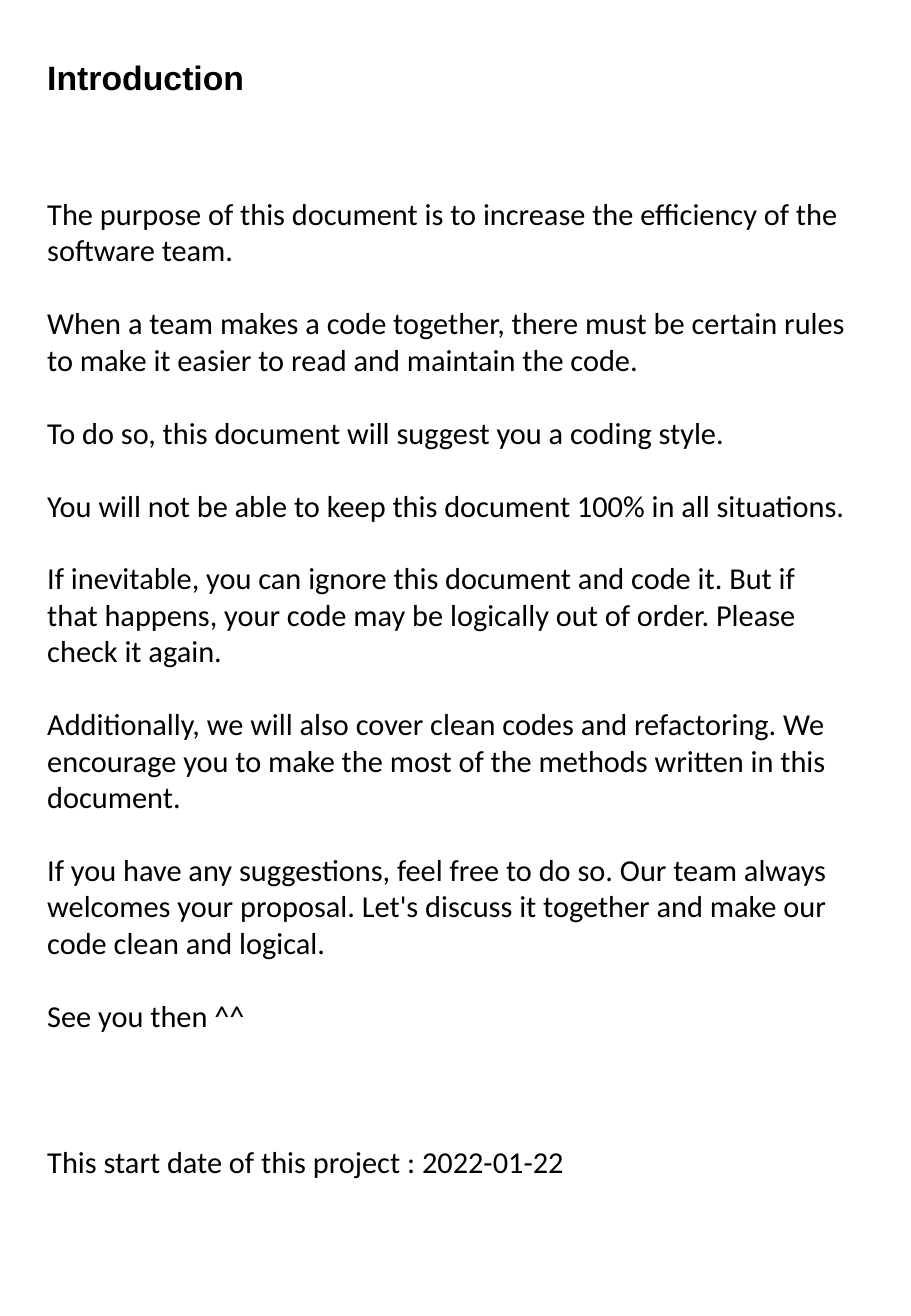
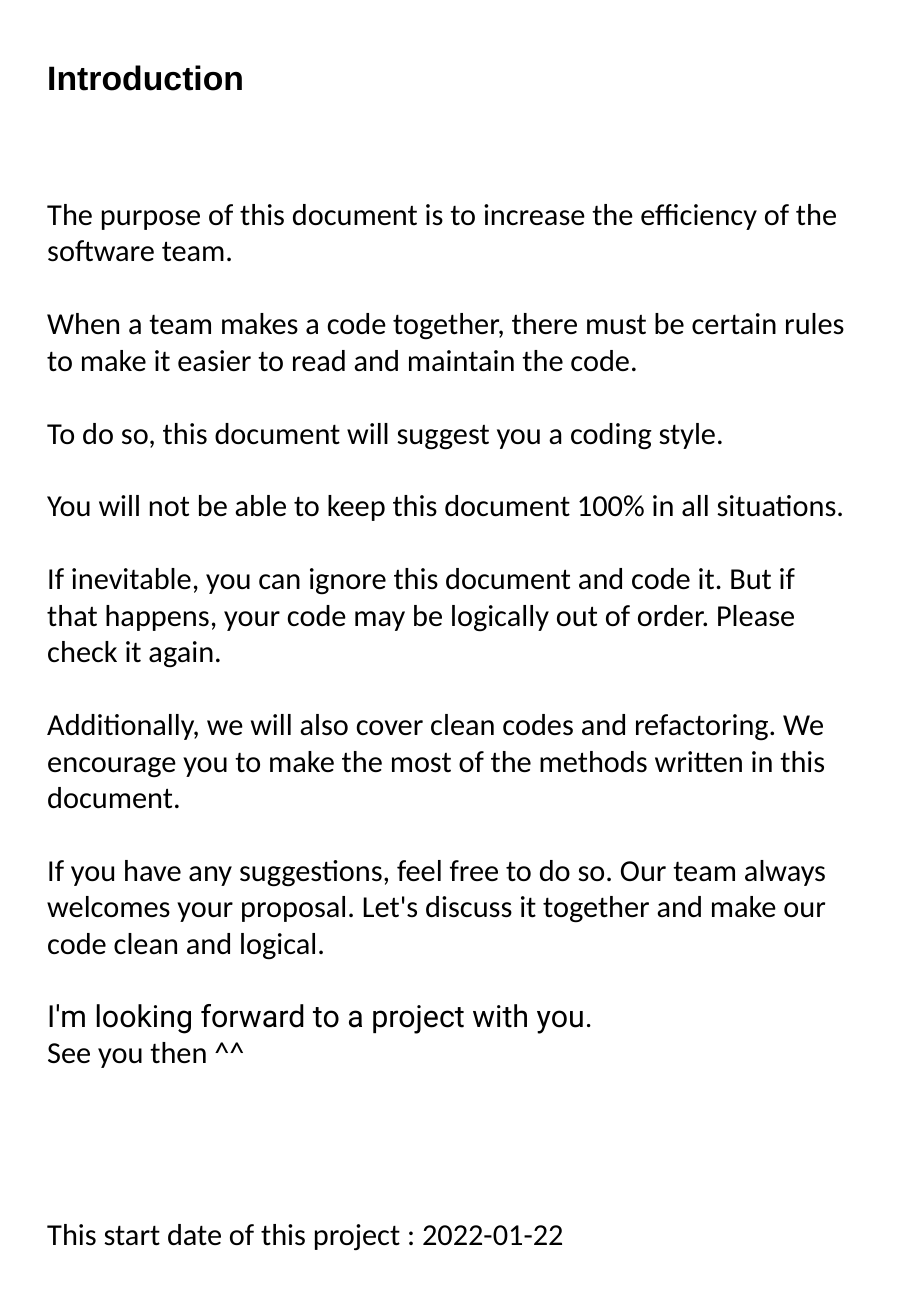
Before and after one commit to SeongJun-Hwang/TeamConvention, a slide deck: slide 2 of Team_convention.pptx. Drawn at 911x1316 pixels with LibreOffice and Linux fonts; fonts in the diff are those of the drawing. Boxes give left, top, right and bottom in pixels: in the first picture for what was removed or moved away, otherwise in the second. Text is boxed around its words. In the diff, an @@ line names an element or a change of style, - is before the commit and + after.

```diff
--- a/Team_convention.pptx
+++ b/Team_convention.pptx
@@ text at [47,1004,593,1034]: paragraph added @@
+I'm looking forward to a project with you.
```
Also in this commit, not shown: 1 slide added.
